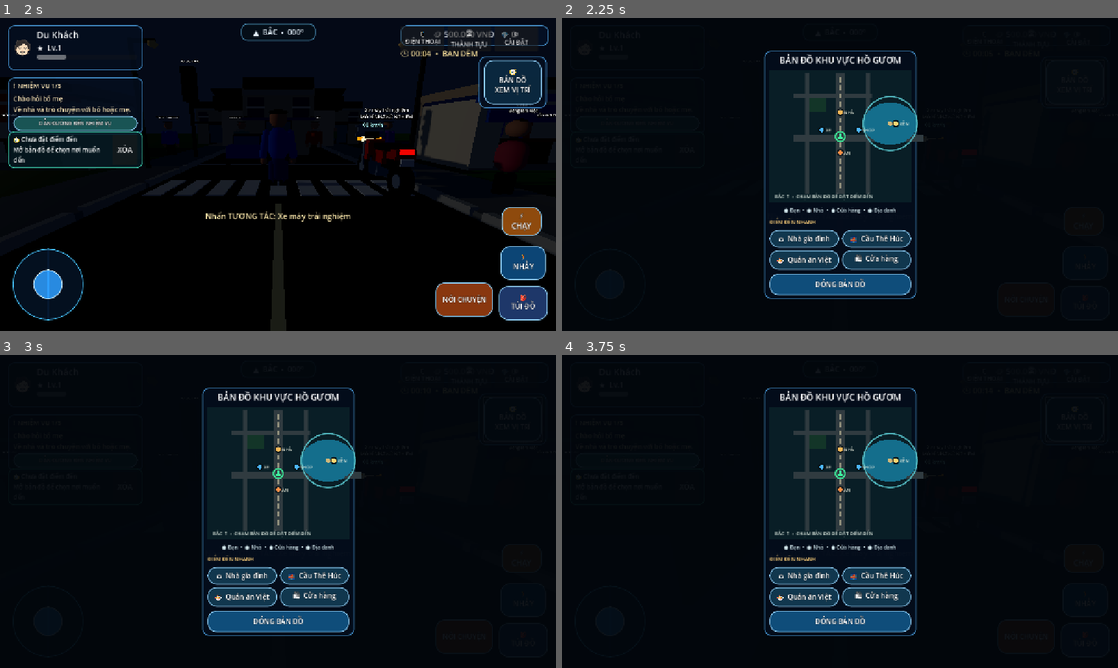
Above: before the commit, frames 1-4 (two rows, left to right).
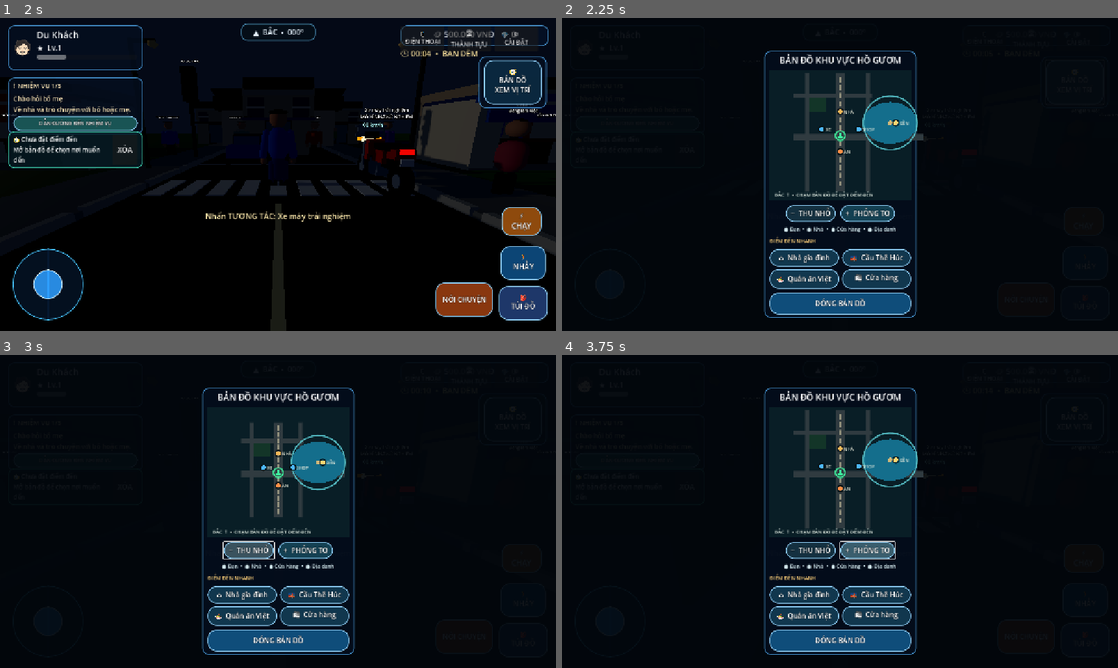
Above: after the commit, the same moments.

Repository: temu838655-dev/Vi-t-Nam-Du-L-ch
Game: Godot game, scene res://scenes/main.tscn
Same seed, same stepped clock (60 frames per second), same inputs: the game is played once before the commit and once after it.
Inputs (mouse positions are in pixels of both pictures, inside the frame that each line leads up to):
- Up to frame 1 (2 s): click "▶ CHƠI NGAY" at 0.5 s; click "BẮT ĐẦU HÀNH TRÌNH MỚI" at 1.25 s
- Up to frame 2 (2.25 s): click "🧭 BẢN ĐỒ XEM VỊ TRÍ" at 2 s
- Up to frame 3 (3 s): click (250, 549) at 2.75 s, where only the run after the commit has a clickable "− THU NHỎ"
- Up to frame 4 (3.75 s): click (867, 549) at 3.5 s, where only the run after the commit has a clickable "+ PHÓNG TO"

Frame 1 is identical in both runs. In frame 2, 7.7% of the frame differs, in the area x 36-65%, y 23-96%; in frame 3, 9.5%, in the area x 36-65%, y 17-96%; in frame 4, 7.8%.

Commit message:
Add zoom controls to local map

Diff:
--- a/Godot/scripts/mobile_hud.gd
+++ b/Godot/scripts/mobile_hud.gd
@@ -8,6 +8,7 @@
 	var player_position := Vector3.ZERO
 	var player_rotation_y := 0.0
 	var map_center := Vector3.ZERO
+	var zoom_level := 1.0
 	var waypoint_position := Vector3.ZERO
 	var has_waypoint := false
 
@@ -19,12 +20,12 @@
 		# North-up, player-centred map: the player stays visible while the
 		# streets and landmarks move relative to their live world position.
 		var usable := size - Vector2(28, 28)
-		var scale := Vector2(usable.x / 70.0, usable.y / 74.0)
+		var scale := Vector2(usable.x / 70.0, usable.y / 74.0) * zoom_level
 		return size * 0.5 + Vector2((world.x - map_center.x) * scale.x, (world.z - map_center.z) * scale.y)
 
 	func _canvas_to_world(point: Vector2) -> Vector3:
 		var usable := size - Vector2(28, 28)
-		var scale := Vector2(maxf(1.0, usable.x) / 70.0, maxf(1.0, usable.y) / 74.0)
+		var scale := Vector2(maxf(1.0, usable.x) / 70.0, maxf(1.0, usable.y) / 74.0) * zoom_level
 		var offset := (point - size * 0.5) / scale
 		return Vector3(clampf(map_center.x + offset.x, -25.0, 45.0), 0.0, clampf(map_center.z + offset.y, -32.0, 42.0))
 
@@ -1357,6 +1358,23 @@
 	map_canvas.waypoint_selected.connect(_set_map_waypoint)
 	layout.add_child(map_canvas)
 
+	var map_tools := HBoxContainer.new()
+	map_tools.alignment = BoxContainer.ALIGNMENT_CENTER
+	map_tools.add_theme_constant_override("separation", 10)
+	layout.add_child(map_tools)
+	var zoom_out := Button.new()
+	zoom_out.text = "−  THU NHỎ"
+	zoom_out.custom_minimum_size = Vector2(112, 38)
+	_style_game_button(zoom_out, Color(0.08, 0.19, 0.25, 1.0))
+	zoom_out.pressed.connect(_change_map_zoom.bind(-0.2))
+	map_tools.add_child(zoom_out)
+	var zoom_in := Button.new()
+	zoom_in.text = "+  PHÓNG TO"
+	zoom_in.custom_minimum_size = Vector2(112, 38)
+	_style_game_button(zoom_in, Color(0.08, 0.25, 0.32, 1.0))
+	zoom_in.pressed.connect(_change_map_zoom.bind(0.2))
+	map_tools.add_child(zoom_in)
+
 	var legend := Label.new()
 	legend.text = "● Bạn  •  ● Nhà  •  ● Cửa hàng  •  ● Địa danh"
 	legend.horizontal_alignment = HORIZONTAL_ALIGNMENT_CENTER
@@ -1396,6 +1414,12 @@
 	_style_game_button(close, Color(0.06, 0.30, 0.48, 1.0))
 	close.pressed.connect(_close_local_map)
 	layout.add_child(close)
+
+func _change_map_zoom(amount: float) -> void:
+	if not is_instance_valid(map_canvas):
+		return
+	map_canvas.zoom_level = clampf(map_canvas.zoom_level + amount, 0.6, 2.0)
+	map_canvas.queue_redraw()
 
 func _resolve_waypoint_name(world_position: Vector3) -> String:
 	var best_name := "Điểm đánh dấu"
